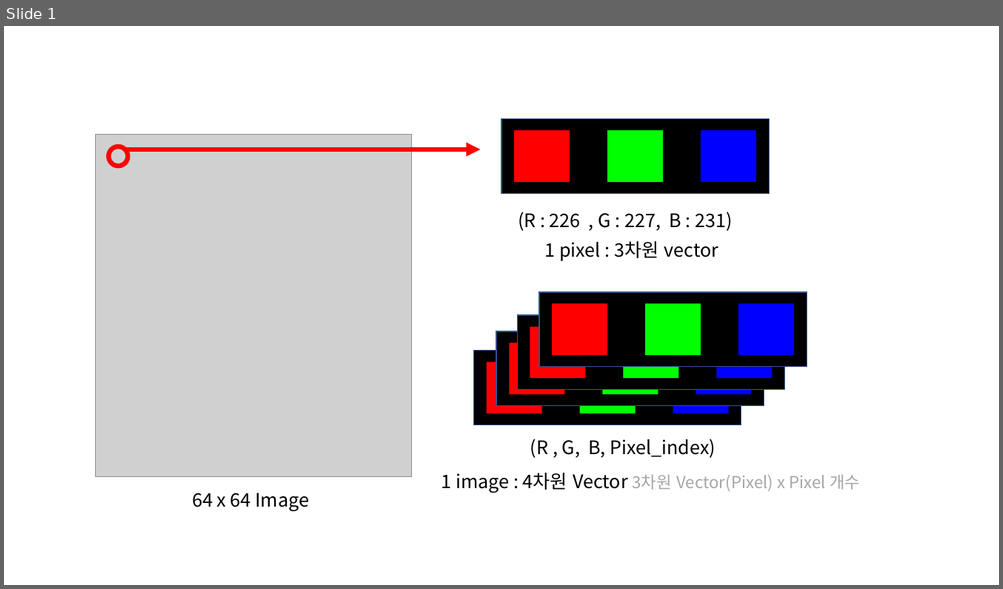
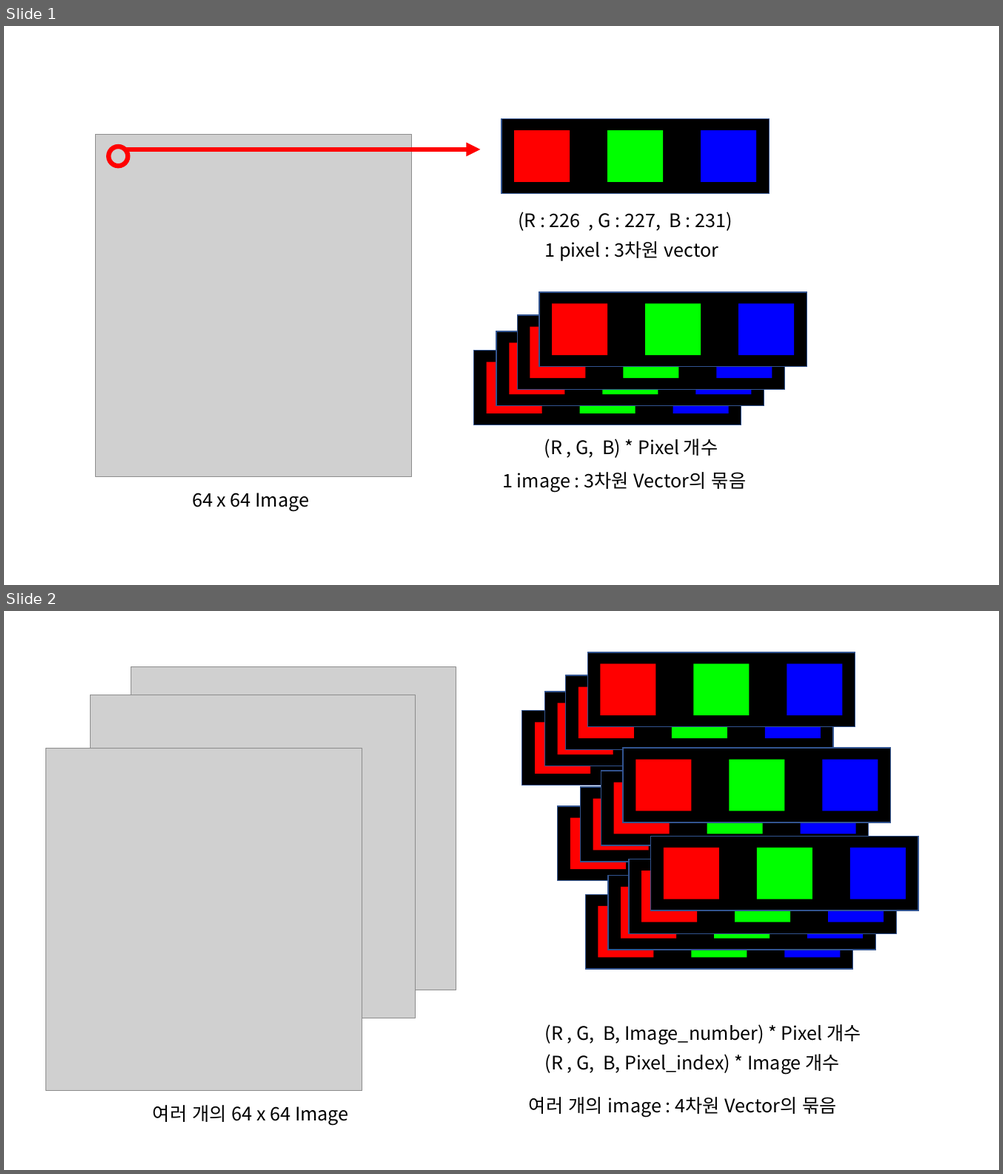
Before and after one commit to bn3monkey/MachineLearning, a slide deck: CNN/CNN.pptx. Shown one above the other, each under a label of ours: slide 1 before the commit, slides 1 and 2 after it. The pictures are 1003x589 and 1003x1174 pixels, drawn with LibreOffice and Linux fonts; fonts in the diff are those of the drawing; grey boxes stand for pictures. Boxes give left, top, right and bottom in pixels: in the first picture for what was removed or moved away, otherwise in the second. Text is boxed around its words. In the diff, an @@ line names an element or a change of style, - is before the commit and + after.

```diff
--- a/CNN/CNN.pptx
+++ b/CNN/CNN.pptx
@@ slide 2 added at [4,611,999,1170], background #FFFFFF @@
@@ picture added at [131,667,455,991] @@
@@ group added at [587,652,855,726]: 4 rectangles @@
@@ picture added at [91,695,415,1019] @@
@@ group added at [566,675,834,750]: 4 rectangles @@
@@ group added at [545,692,813,766]: 4 rectangles @@
@@ group added at [522,711,790,786]: 4 rectangles @@
@@ picture added at [45,749,362,1091] @@
@@ group added at [623,749,891,823]: 4 rectangles @@
@@ group added at [601,772,869,846]: 4 rectangles @@
@@ group added at [580,787,848,862]: 4 rectangles @@
@@ group added at [558,806,825,881]: 4 rectangles @@
@@ group added at [651,836,919,911]: 4 rectangles @@
@@ group added at [629,860,896,934]: 4 rectangles @@
@@ group added at [608,876,876,951]: 4 rectangles @@
@@ group added at [585,894,853,969]: 4 rectangles @@
@@ rectangle added at [538,1019,877,1048], outline #FFFFFF 0.75 pt, 18 pt, text #000000 @@
+(R , G, B, Image_number) * Pixel 개수
@@ rectangle added at [538,1048,856,1078], outline #FFFFFF 0.75 pt, 18 pt, text #000000 @@
+(R , G, B, Pixel_index) * Image 개수
@@ text added at [529,1097,836,1118], 18 pt, text #000000 @@
+여러 개의 image : 4차원 Vector의 묶음
@@ text added at [153,1105,349,1126], 18 pt, text #000000 @@
+여러 개의 64 x 64 Image
@@ slide 1 changed as well @@
@@ rectangle "(R , G, B) * ...": place and size @@
-rectangle "(R , G, B) * ..." at [523,432,723,463]
+rectangle "(R , G, B) * ..." at [537,434,738,463]
@@ text in rectangle at [544,439,717,458]: text changed @@
-(R , G, B, Pixel_index)
+(R , G, B) * Pixel 개수
@@ text at [502,472,745,492]: text changed; size 16 to 18 pt; text colour #A6A6A6 to #000000 @@
-1 image : 4차원 Vector 3차원 Vector(Pixel) x Pixel 개수
+1 image : 3차원 Vector의 묶음
```
Also in this commit, not shown: 16 other slides added, 23 other files.
